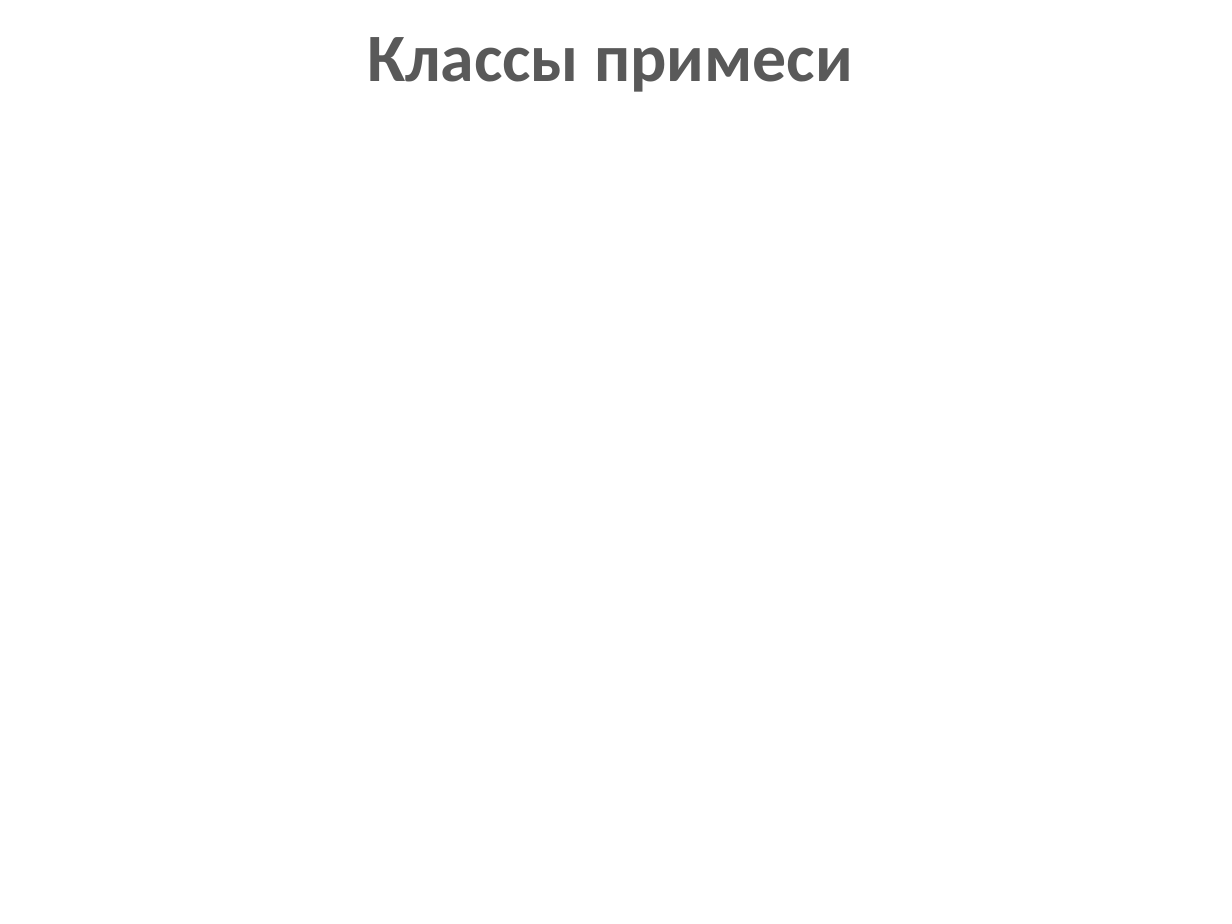
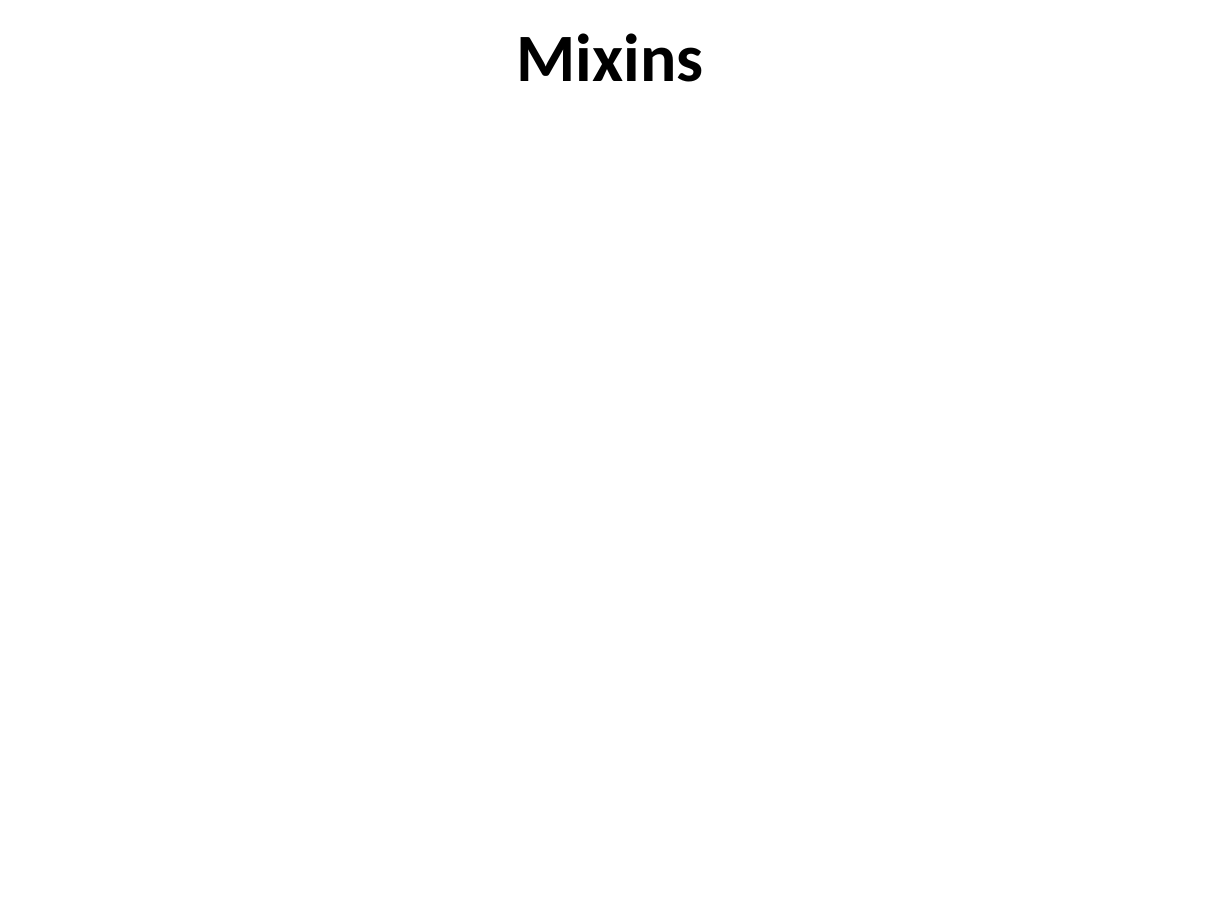
Before and after one commit to dzmitry-varabei/front-end-course, a slide deck: slide 43 of inheritance-in-javascript/Inheritance.pptx. Drawn at 1232x924 pixels with LibreOffice and Linux fonts; fonts in the diff are those of the drawing. Boxes give left, top, right and bottom in pixels: in the first picture for what was removed or moved away, otherwise in the second. Text is boxed around its words. In the diff, an @@ line names an element or a change of style, - is before the commit and + after.

```diff
--- a/inheritance-in-javascript/Inheritance.pptx
+++ b/inheritance-in-javascript/Inheritance.pptx
@@ title at (517, 33, 704, 82): text changed; text colour #595959 to #000000 @@
-Классы примеси
+Mixins
```
Also in this commit, not shown: 13 other slides changed.
